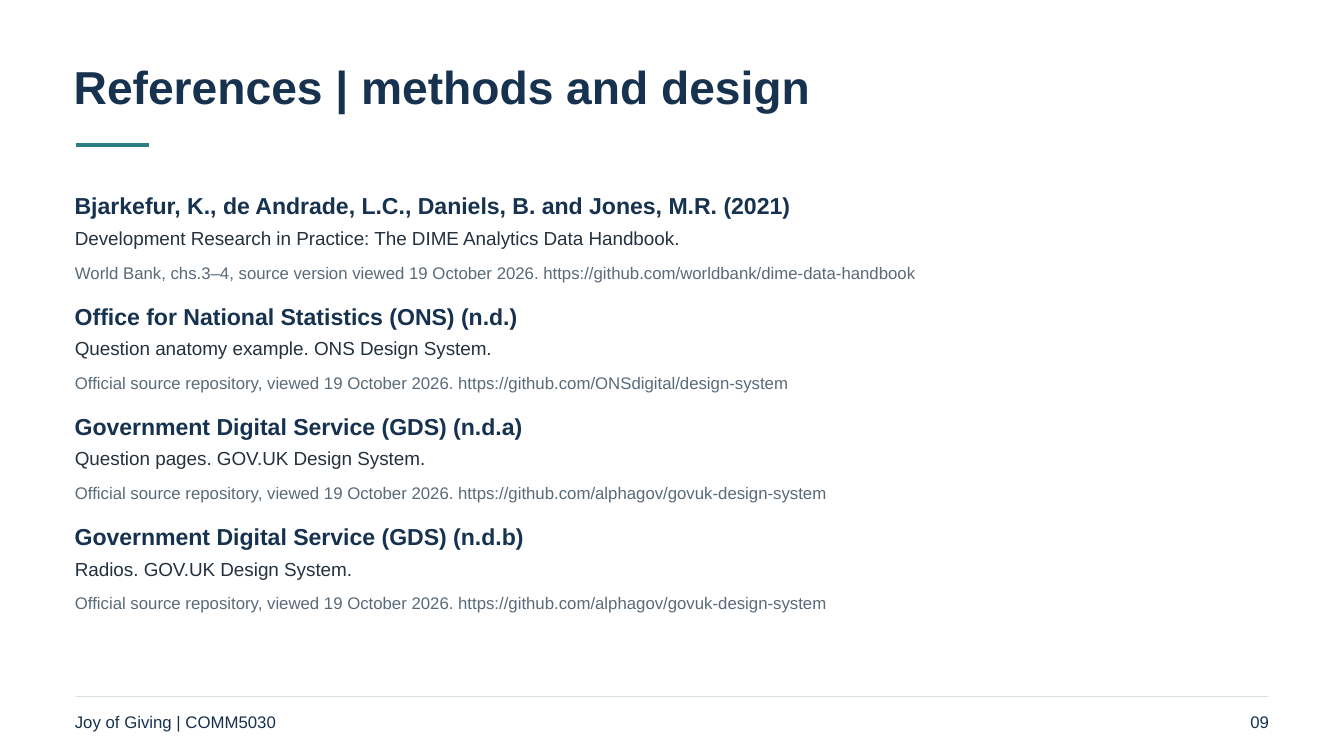
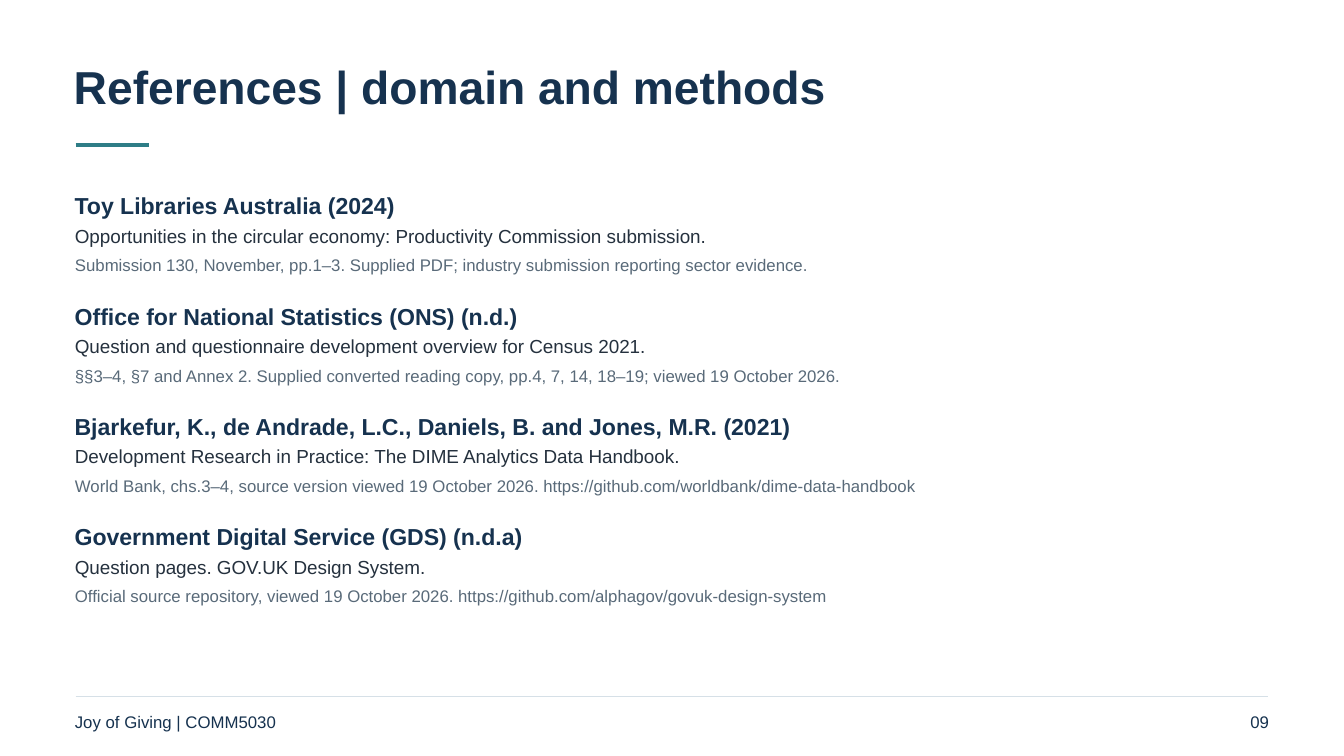
Before and after one commit to Estherx531/Comm5030, a slide deck: slide 9 of deliverables/assessment-2/A2_Presentation.pptx. Drawn at 1344x756 pixels with LibreOffice and Linux fonts; fonts in the diff are those of the drawing. Boxes give left, top, right and bottom in pixels: in the first picture for what was removed or moved away, otherwise in the second. Text is boxed around its words. In the diff, an @@ line names an element or a change of style, - is before the commit and + after.

Commit message:
Strengthen A2 evidence, measurement appraisal and testing plan

```diff
--- a/deliverables/assessment-2/A2_Presentation.pptx
+++ b/deliverables/assessment-2/A2_Presentation.pptx
@@ text at (74, 70, 825, 105): text changed @@
-References | methods and design
+References | domain and methods
@@ text added at (75, 197, 395, 219), 16.5 pt, text #16324F, bold @@
+Toy Libraries Australia (2024)
@@ text at (75, 229, 706, 247): text changed @@
-Development Research in Practice: The DIME Analytics Data Handbook.
+Opportunities in the circular economy: Productivity Commission submission.
@@ text at (75, 259, 808, 275): text changed @@
-World Bank, chs.3–4, source version viewed 19 October 2026. https://github.com/worldbank/dime-data-handbook
+Submission 130, November, pp.1–3. Supplied PDF; industry submission reporting sector evidence.
@@ text at (75, 339, 645, 357): text changed @@
-Question anatomy example. ONS Design System.
+Question and questionnaire development overview for Census 2021.
@@ text at (75, 370, 840, 386): text changed @@
-Official source repository, viewed 19 October 2026. https://github.com/ONSdigital/design-system
+§§3–4, §7 and Annex 2. Supplied converted reading copy, pp.4, 7, 14, 18–19; viewed 19 October 2026.
@@ text "Bjarkefur, K., de Andrade, L.C., ...": place and size @@
-text "Bjarkefur, K., de Andrade, L.C., ..." at (75, 197, 791, 219)
+text "Bjarkefur, K., de Andrade, L.C., ..." at (75, 418, 791, 440)
@@ text removed at (75, 418, 522, 440) @@
-Government Digital Service (GDS) (n.d.a)
@@ text at (75, 449, 680, 467): text changed @@
-Question pages. GOV.UK Design System.
+Development Research in Practice: The DIME Analytics Data Handbook.
@@ text at (75, 480, 915, 496): text changed @@
-Official source repository, viewed 19 October 2026. https://github.com/alphagov/govuk-design-system
+World Bank, chs.3–4, source version viewed 19 October 2026. https://github.com/worldbank/dime-data-handbook
@@ text at (75, 528, 522, 550): text changed @@
-Government Digital Service (GDS) (n.d.b)
+Government Digital Service (GDS) (n.d.a)
@@ text at (75, 560, 425, 578): text changed @@
-Radios. GOV.UK Design System.
+Question pages. GOV.UK Design System.
@@ text "Official source repository, viewed 19 ...": place and size @@
-text "Official source repository, viewed 19 ..." at (75, 597, 826, 613)
+text "Official source repository, viewed 19 ..." at (75, 590, 826, 606)
```
Also in this commit, not shown: 5 other slides changed, 5 slides added, 5 slides removed, 5 other files.
